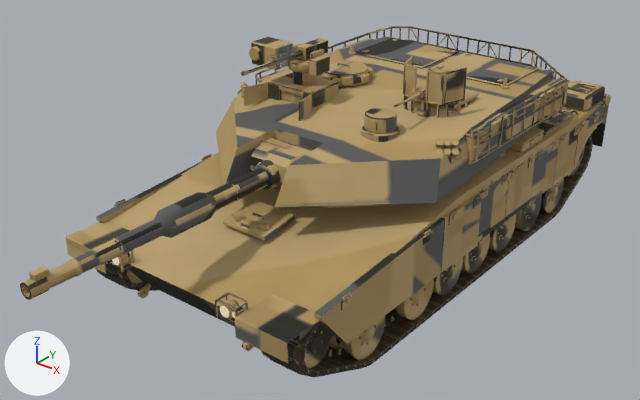
What one commit did to the glTF model frontend/public/models/tanks/m1a2.glb.
Both versions are drawn from a 50 mm lens placed at (6.67, -9.69, 6.41), pointed at (-0.09, -1.24, 1.17). Lighting does not change. The marker at lower left points along +X, +Y and +Z. The first picture is the older version. Where no turn or scale is listed for an object, it has been applied to the vertices. Vertices at exactly the same position are counted once.

Objects in the first picture: 'band_l', 'disc_l0', 'disc_l1', 'disc_l2', 'disc_l4', 'disc_l5', 'disc_l6', 'disc_l8', 'gun_shell', 'hull_shell', 'turret_shell' and 4 more.
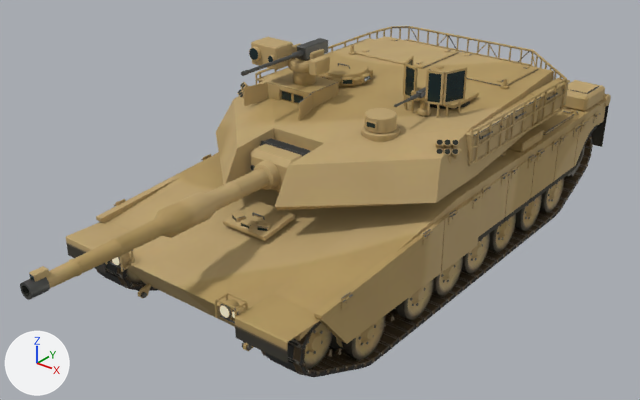
Where the change shows, as pixel boxes (x1, y1, x2, y2) in the pictures (640 x 400 px; the box of a moved part takes in the faces that stretch with it):
part 1 of me_hull_shell, reshaped: (601, 93, 611, 106) in both
part 2 of me_hull_shell, surface changed: (66, 80, 610, 363) in both
part 3 of me_disc_l0, surface changed (black to brown): (304, 323, 333, 368) in both
part 4 of me_disc_l2, surface changed (darker): (395, 279, 434, 320) in both
part 5 of me_disc_l4, surface changed: (432, 257, 463, 296) in both
part 6 of me_disc_l5, surface changed: (461, 234, 490, 273) in both
part 7 of me_disc_l8, surface changed: (515, 195, 542, 231) in both
part 8 of me_gun_shell, reshaped: before (20, 160, 280, 300); after (22, 283, 32, 299)
part 9 of me_gun_shell, surface changed: (25, 138, 312, 295) in both
part 10 of me_turret_shell, reshaped: (364, 56, 467, 134) in both
part 11 of me_turret_shell, moved or reshaped: (249, 48, 258, 60) in both
part 12 of me_turret_shell, surface changed: (220, 26, 570, 210) in both

What changed in the scene script:
```text
Change me_hull_shell:
    remove me_hull_shell.from_pydata(...)  # 8968 vertices, 16380 faces; spans x -1.86..1.86, y -4.04..4.04, z -0.75..0.75
    add me_hull_shell.from_pydata(...)  # 8824 vertices, 16092 faces; spans x -1.86..1.86, y -4.04..4.04, z -0.75..0.75
    me_hull_shell part 1: 20 vertices moved within x 1.68..1.8, y 3.85..4.02, z 0.39..0.57; 112 vertices removed from x 1.68..1.8, y 3.84..4.04, z 0.38..0.58; 40 vertices added at x 1.68..1.8, y 3.84..4.04, z 0.38..0.58
    me_hull_shell part 2: 15127 kept faces spanning x -1.86..1.86, y -4.04..4.04, z -0.75..0.75 get new texture (UV) coordinates
    other edits to the shape of me_hull_shell do not show in these pictures
Change me_disc_l0:
    remove me_disc_l0.from_pydata(...)  # 448 vertices, 864 faces; spans x -0.23..0.23, y -0.3..0.3, z -0.3..0.3
    add me_disc_l0.from_pydata(...)  # 424 vertices, 816 faces; spans x -0.23..0.23, y -0.3..0.3, z -0.3..0.3
    me_disc_l0 part 3: 720 kept faces spanning x -0.23..0.23, y -0.3..0.3, z -0.3..0.3 get new texture (UV) coordinates
    edits to the shape of me_disc_l0 do not show in these pictures
Change me_disc_l2:
    remove me_disc_l2.from_pydata(...)  # 476 vertices, 912 faces; spans x -0.25..0.25, y -0.34..0.34, z -0.34..0.34
    add me_disc_l2.from_pydata(...)  # 452 vertices, 864 faces; spans x -0.25..0.25, y -0.34..0.34, z -0.34..0.34
    me_disc_l2 part 4: 768 kept faces spanning x -0.25..0.25, y -0.34..0.34, z -0.34..0.34 get new texture (UV) coordinates
    edits to the shape of me_disc_l2 do not show in these pictures
Change me_disc_l4:
    remove me_disc_l4.from_pydata(...)  # 476 vertices, 912 faces; spans x -0.25..0.25, y -0.34..0.34, z -0.34..0.34
    add me_disc_l4.from_pydata(...)  # 452 vertices, 864 faces; spans x -0.25..0.25, y -0.34..0.34, z -0.34..0.34
    me_disc_l4 part 5: 768 kept faces spanning x -0.25..0.25, y -0.34..0.34, z -0.34..0.34 get new texture (UV) coordinates
    edits to the shape of me_disc_l4 do not show in these pictures
Change me_disc_l5:
    remove me_disc_l5.from_pydata(...)  # 476 vertices, 912 faces; spans x -0.25..0.25, y -0.34..0.34, z -0.34..0.34
    add me_disc_l5.from_pydata(...)  # 452 vertices, 864 faces; spans x -0.25..0.25, y -0.34..0.34, z -0.34..0.34
    me_disc_l5 part 6: 768 kept faces spanning x -0.25..0.25, y -0.34..0.34, z -0.34..0.34 get new texture (UV) coordinates
    edits to the shape of me_disc_l5 do not show in these pictures
Change me_disc_l8:
    remove me_disc_l8.from_pydata(...)  # 476 vertices, 912 faces; spans x -0.25..0.25, y -0.34..0.34, z -0.34..0.34
    add me_disc_l8.from_pydata(...)  # 452 vertices, 864 faces; spans x -0.25..0.25, y -0.34..0.34, z -0.34..0.34
    me_disc_l8 part 7: 768 kept faces spanning x -0.25..0.25, y -0.34..0.34, z -0.34..0.34 get new texture (UV) coordinates
    edits to the shape of me_disc_l8 do not show in these pictures
Change me_gun_shell:
    remove me_gun_shell.from_pydata(...)  # 1526 vertices, 3016 faces; spans x -0.4..0.4, y -2.28..2.28, z -0.26..0.26
    add me_gun_shell.from_pydata(...)  # 878 vertices, 1720 faces; spans x -0.4..0.4, y -2.28..2.28, z -0.26..0.26
    me_gun_shell part 8: 7 vertices moved within x -0.06..0.06, y -2.28..-2.16, z -0.05..0.07; 648 vertices removed from x -0.18..0.18, y -2.28..1.19, z -0.17..0.19
    me_gun_shell part 9: 434 kept faces spanning x -0.4..0.4, y -2.28..2.28, z -0.26..0.26 get new texture (UV) coordinates
Change me_turret_shell:
    remove me_turret_shell.from_pydata(...)  # 7503 vertices, 14100 faces; spans x -1.83..1.83, y -2.87..2.87, z -0.77..0.77
    add me_turret_shell.from_pydata(...)  # 6967 vertices, 13028 faces; spans x -1.83..1.83, y -2.87..2.87, z -0.77..0.77
    me_turret_shell part 10: 102 vertices moved from x 0.53..1.31, y -1.5..0.06, z 0.05..0.65 to x 0.5..1.34, y -1.49..0.06, z 0.05..0.65; 435 vertices removed from x 0.5..1.34, y -1.5..-0.18, z 0.05..0.66; 99 vertices added at x 0.5..1.34, y -1.49..-0.18, z 0.06..0.66
    me_turret_shell part 11: 24 vertices moved within x -1.34..-1.18, y -1.35, z 0.55..0.7; 32 vertices removed from x -1.33..-1.19, y -1.35, z 0.56..0.69; 8 vertices added at x -1.32..-1.2, y -1.35, z 0.58..0.67
    me_turret_shell part 12: 12288 kept faces spanning x -1.83..1.83, y -2.87..2.87, z -0.77..0.77 get new texture (UV) coordinates
    other edits to the shape of me_turret_shell do not show in these pictures
```
